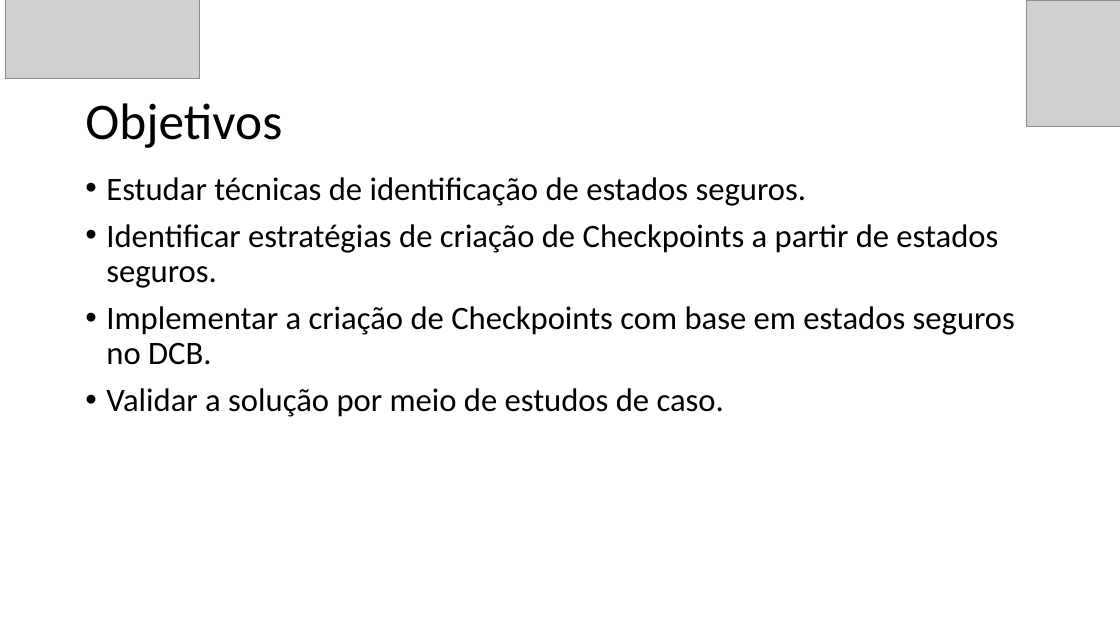
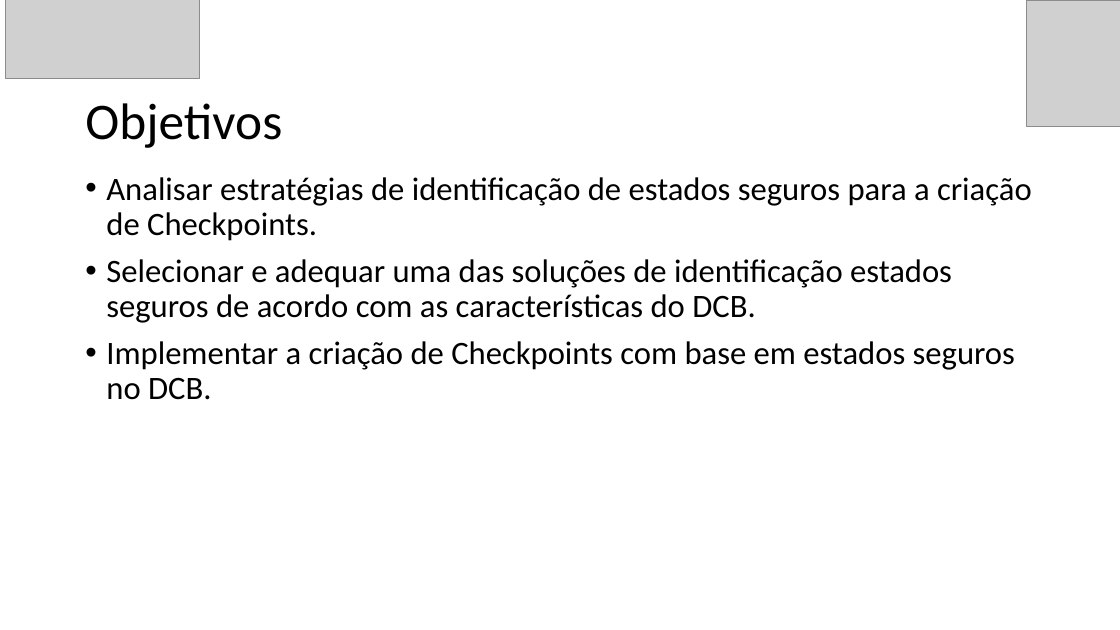
Before and after one commit to GuilhermeBizzani/TCC, a slide deck: slide 4 of Defesa Projeto.pptx. Drawn at 1120x630 pixels with LibreOffice and Linux fonts; fonts in the diff are those of the drawing; grey boxes stand for pictures. Boxes give left, top, right and bottom in pixels: in the first picture for what was removed or moved away, otherwise in the second. Text is boxed around its words. In the diff, an @@ line names an element or a change of style, - is before the commit and + after.

```diff
--- a/Defesa Projeto.pptx
+++ b/Defesa Projeto.pptx
@@ text at [106, 177, 1032, 323]: text changed @@
-• Estudar técnicas de identificação de estados seguros.
-• Identificar estratégias de criação de Checkpoints a partir de estados seguros.
+• Analisar estratégias de identificação de estados seguros para a criação de Checkpoints.
+• Selecionar e adequar uma das soluções de identificação estados seguros de acordo com as características do DCB.
@@ text at [106, 388, 724, 417]: paragraph removed @@
-• Validar a solução por meio de estudos de caso.
```
Also in this commit, not shown: 3 other slides changed, 2 slides added, 1 slide removed, 1 other file.
